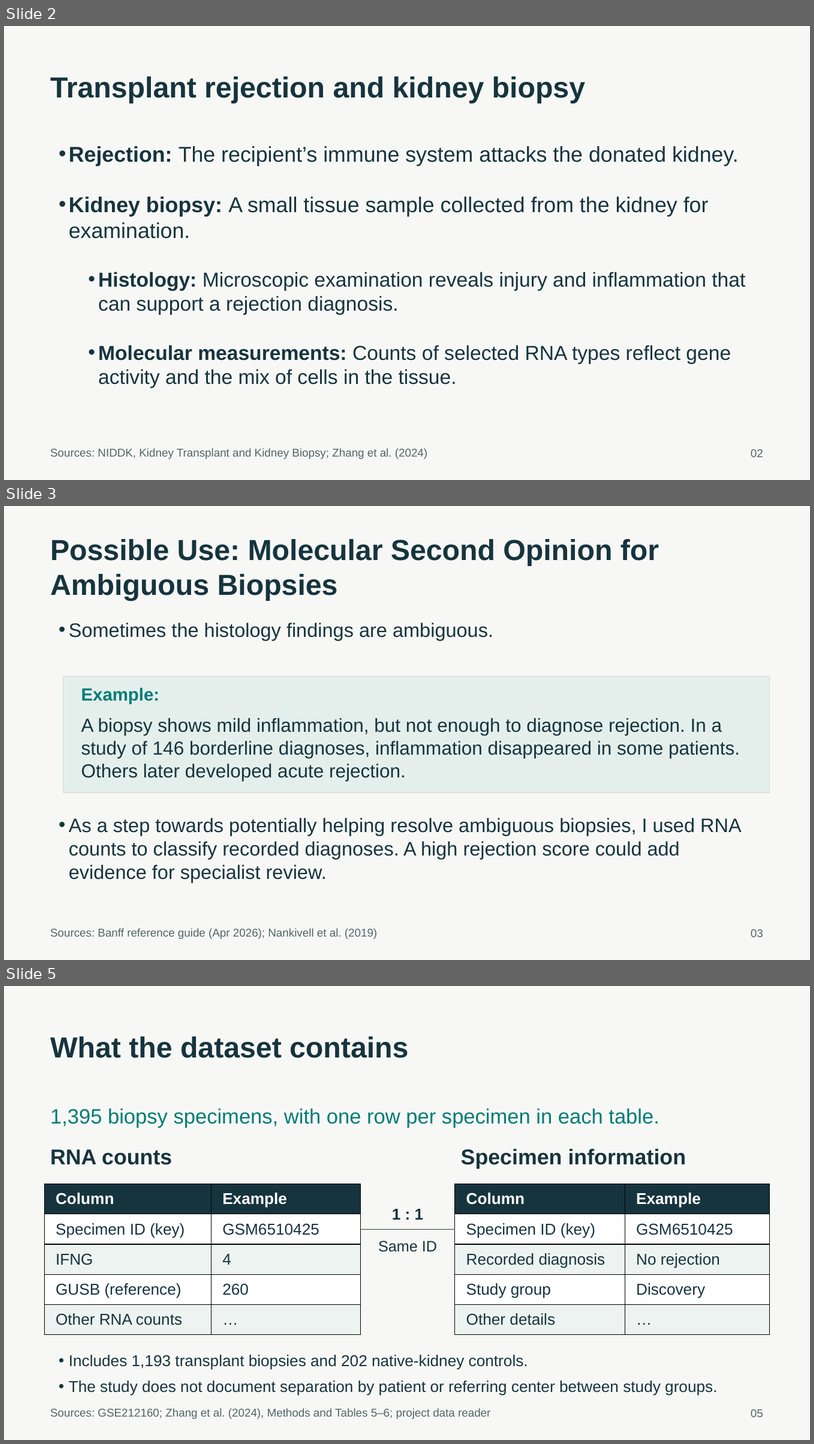
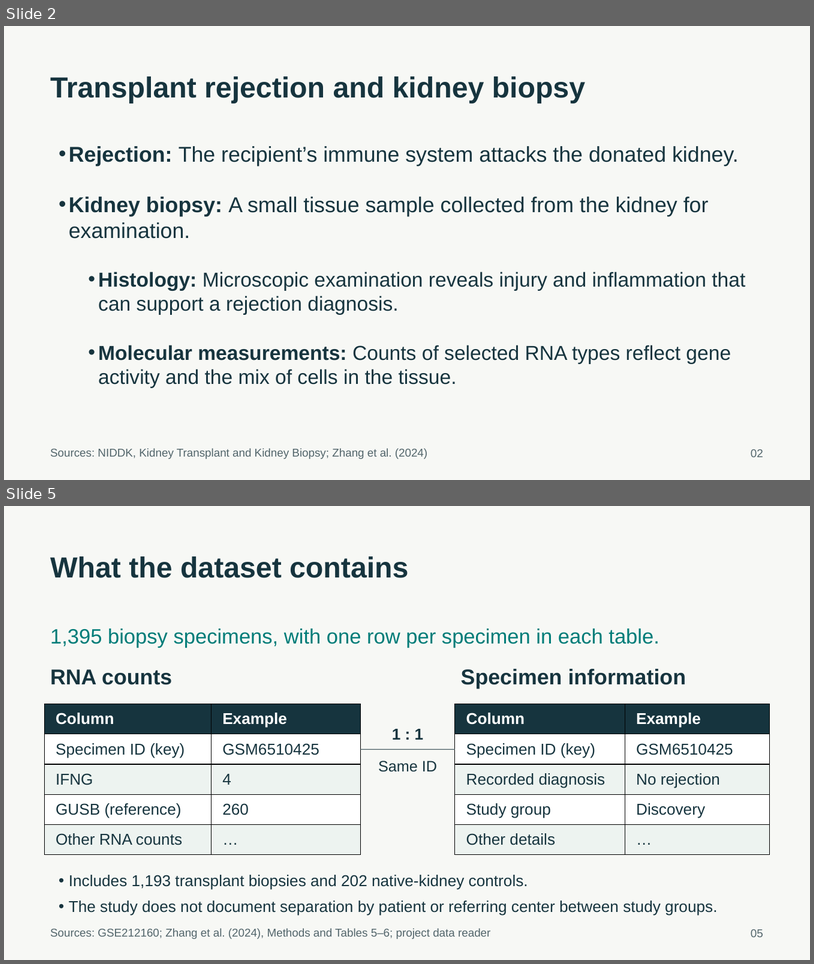
Before and after one commit to ca34525/Kidney-Biopsy-Rejection-Classifier, a slide deck: presentation/unos_kidney_biopsy.pptx. Shown one above the other, each under a label of ours: slides 2, 3 and 5 before the commit, slides 2 and 5 after it; the slides between them are not shown. The pictures are 814x1444 and 814x964 pixels, drawn with LibreOffice and Linux fonts; fonts in the diff are those of the drawing. Boxes give left, top, right and bottom in pixels: in the first picture for what was removed or moved away, otherwise in the second. Text is boxed around its words. In the diff, an @@ line names an element or a change of style, - is before the commit and + after.

Commit message:
Reframe project purpose and clarify classifier selection evidence

```diff
--- a/presentation/unos_kidney_biopsy.pptx
+++ b/presentation/unos_kidney_biopsy.pptx
@@ slide 3 removed at (4,506,810,960), background #F7F8F5 @@
@@ text removed at (50,539,659,601) @@
-Possible Use: Molecular Second Opinion for Ambiguous Biopsies
@@ text removed at (69,622,494,640) @@
-• Sometimes the histology findings are ambiguous.
@@ rectangle removed at (63,676,770,793) @@
@@ text removed at (81,687,160,704) @@
-Example:
@@ text removed at (81,718,740,781) @@
-A biopsy shows mild inflammation, but not enough to diagnose rejection. In a study of 146 borderline diagnoses, inflammation disappeared in some patients. Others later developed acute rejection.
@@ text removed at (69,817,742,882) @@
-• As a step towards potentially helping resolve ambiguous biopsies, I used RNA counts to classify recorded diagnoses. A high rejection score could add evidence for specialist review.
@@ text removed at (50,928,377,939) @@
-Sources: Banff reference guide (Apr 2026); Nankivell et al. (2019)
@@ text removed at (751,929,764,937) @@
-03
```
Also in this commit, not shown: 3 slides changed, 2 slides added, 1 other slide removed, 24 other files.
